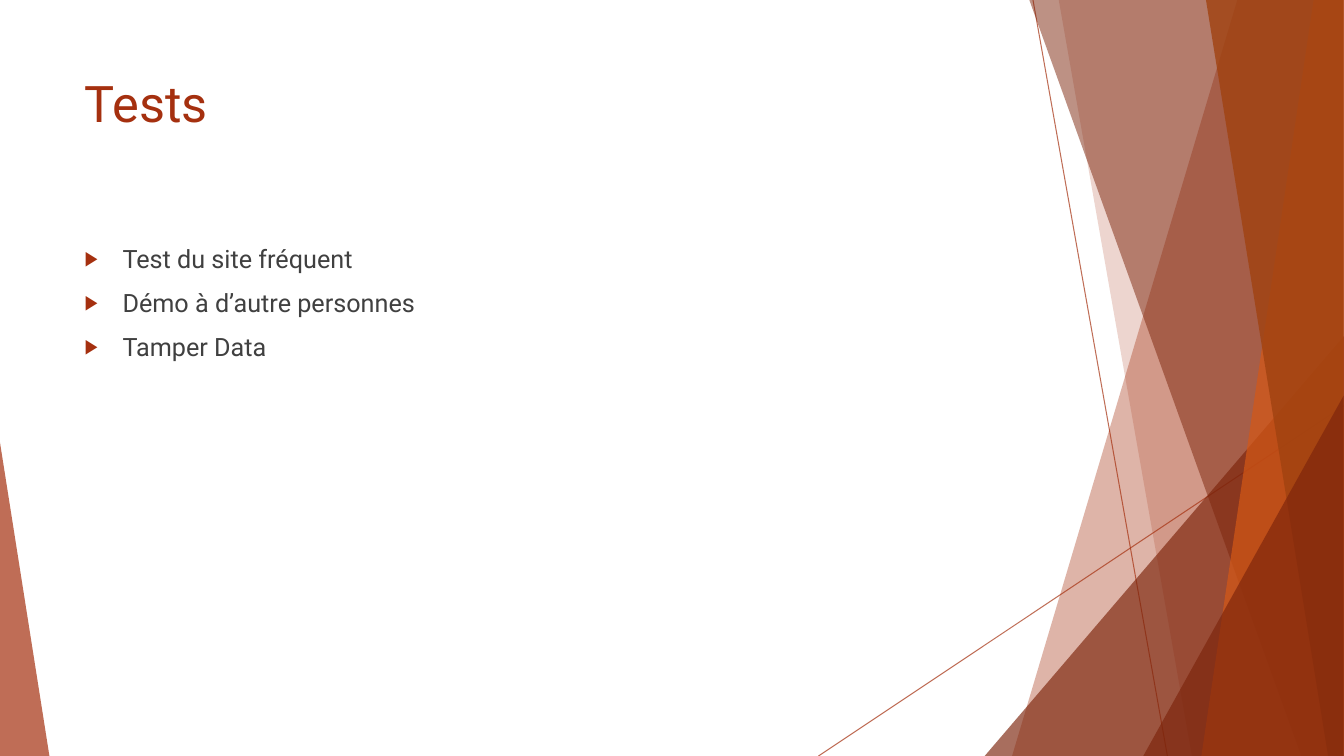
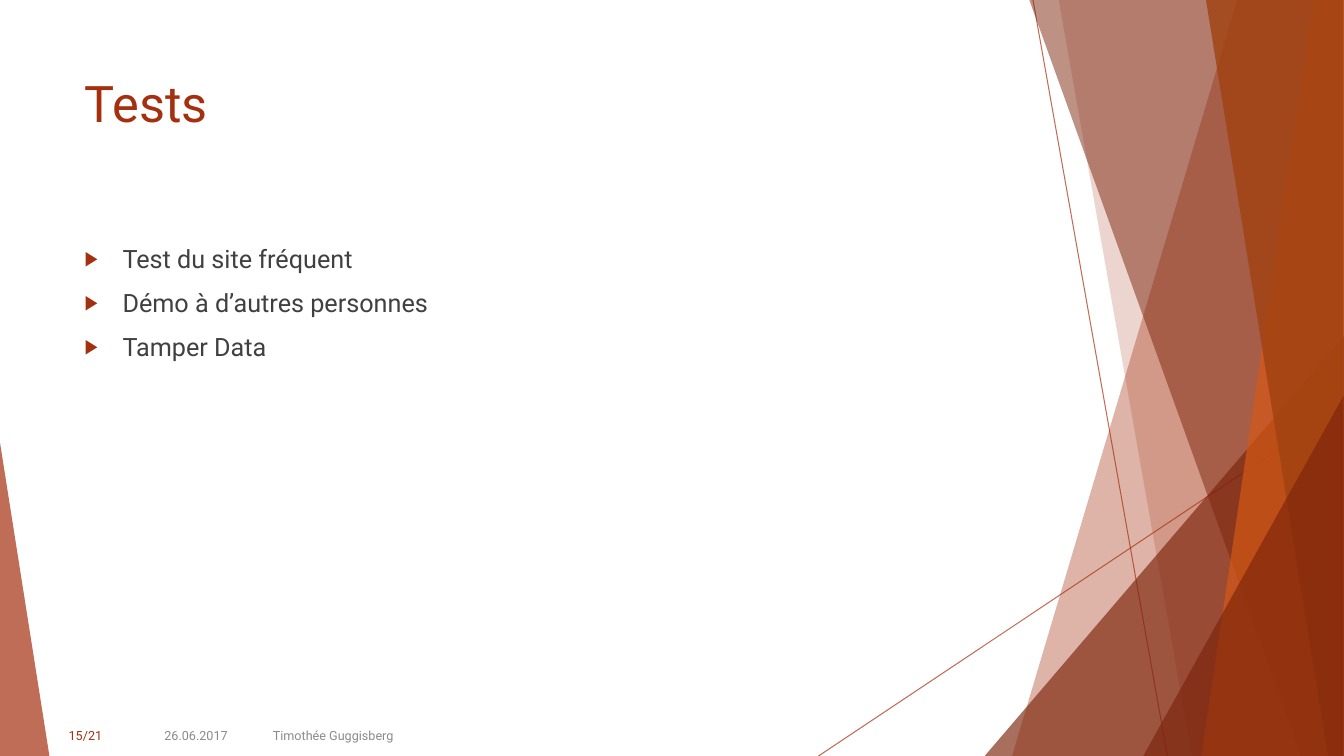
Before and after one commit to guggisbeti/DemoMot, a slide deck: slide 15 of Documentation/Projet DemoMot.pptx. Drawn at 1344x756 pixels with LibreOffice and Linux fonts; fonts in the diff are those of the drawing. Boxes give left, top, right and bottom in pixels: in the first picture for what was removed or moved away, otherwise in the second. Text is boxed around its words. In the diff, an @@ line names an element or a change of style, - is before the commit and + after.

```diff
--- a/Documentation/Projet DemoMot.pptx
+++ b/Documentation/Projet DemoMot.pptx
@@ text at [123, 293, 428, 317]: text changed @@
-▶ Démo à d’autre personnes
+▶ Démo à d’autres personnes
@@ page number added at [69, 731, 103, 741], 9 pt, text #A5300F @@
+15/21
@@ text added at [164, 731, 227, 740], 9 pt, text #8C8C8C @@
+26.06.2017
@@ text added at [273, 730, 393, 743], 9 pt, text #8C8C8C @@
+Timothée Guggisberg
```
Also in this commit, not shown: 14 other slides changed, 5 slides added, 3 slides removed, 1 other file.
